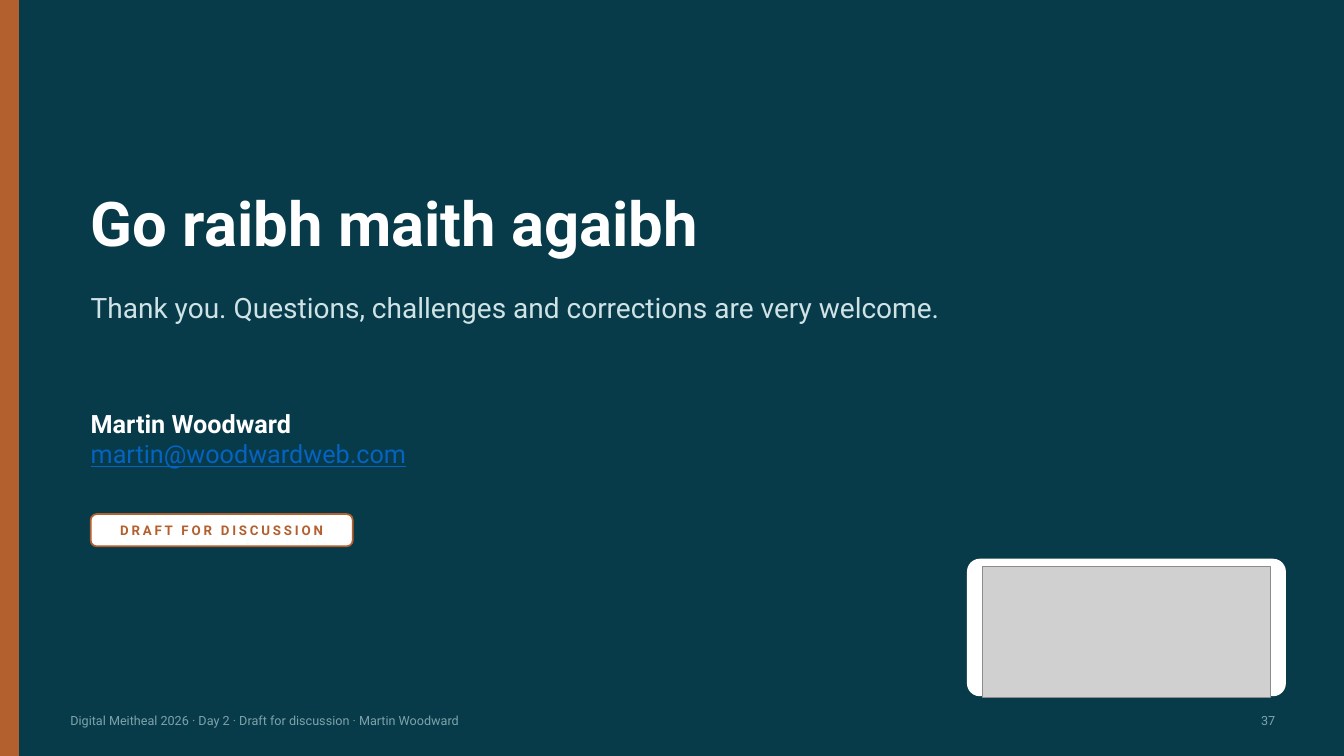
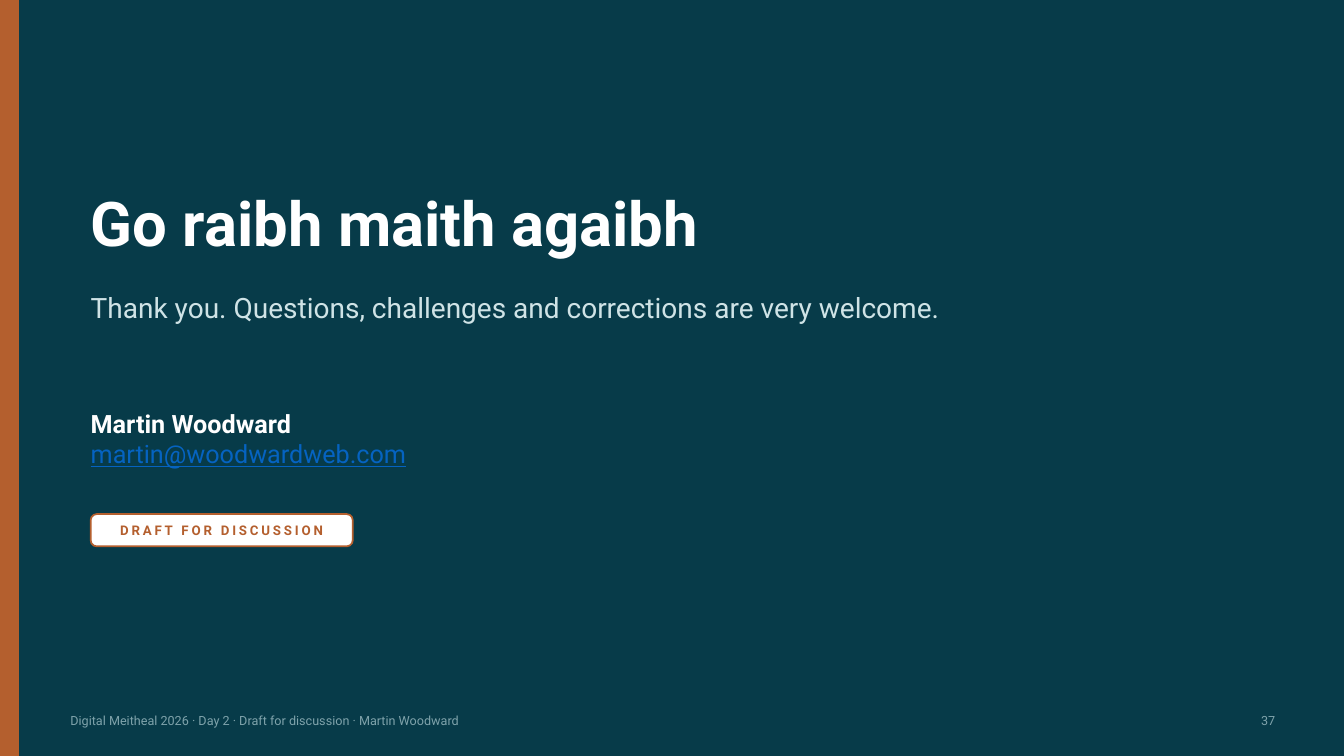
Before and after one commit to martinwoodward/meitheal26, a slide deck: slide 37 of delegated-authority/Digital-Wallets-Delegated-Authority-Meitheal-2026.pptx. Drawn at 1344x756 pixels with LibreOffice and Linux fonts; fonts in the diff are those of the drawing; grey boxes stand for pictures. Boxes give left, top, right and bottom in pixels: in the first picture for what was removed or moved away, otherwise in the second. Text is boxed around its words. In the diff, an @@ line names an element or a change of style, - is before the commit and + after.

```diff
--- a/delegated-authority/Digital-Wallets-Delegated-Authority-Meitheal-2026.pptx
+++ b/delegated-authority/Digital-Wallets-Delegated-Authority-Meitheal-2026.pptx
@@ rounded rectangle removed at box(968, 560, 1286, 696) @@
@@ picture removed at box(983, 567, 1270, 698) @@
```
Also in this commit, not shown: 7 other slides changed, 2 other files.
